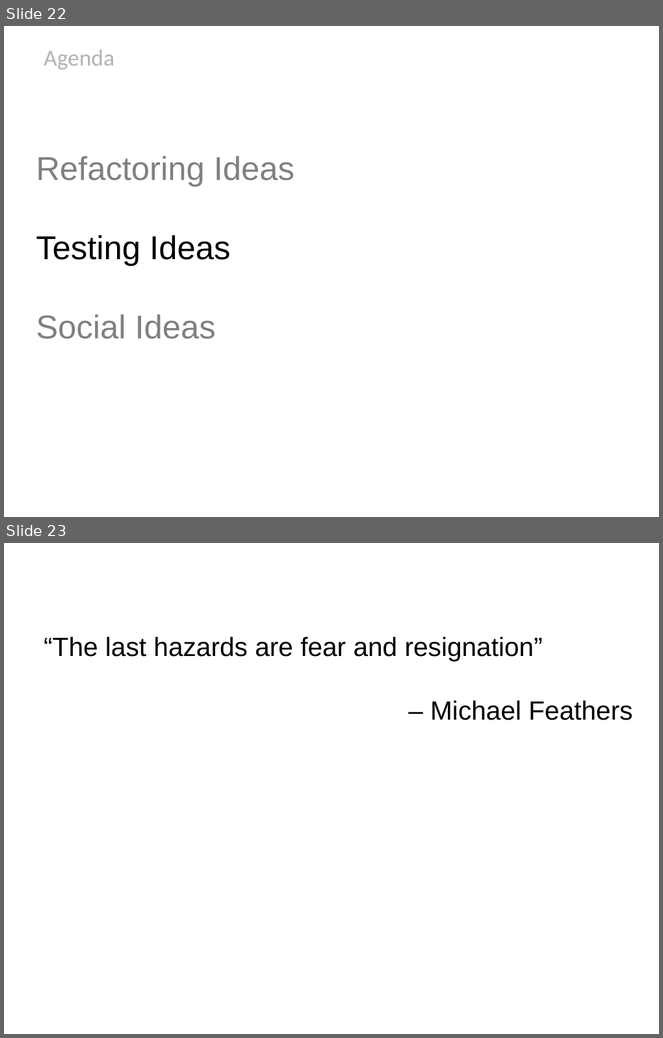
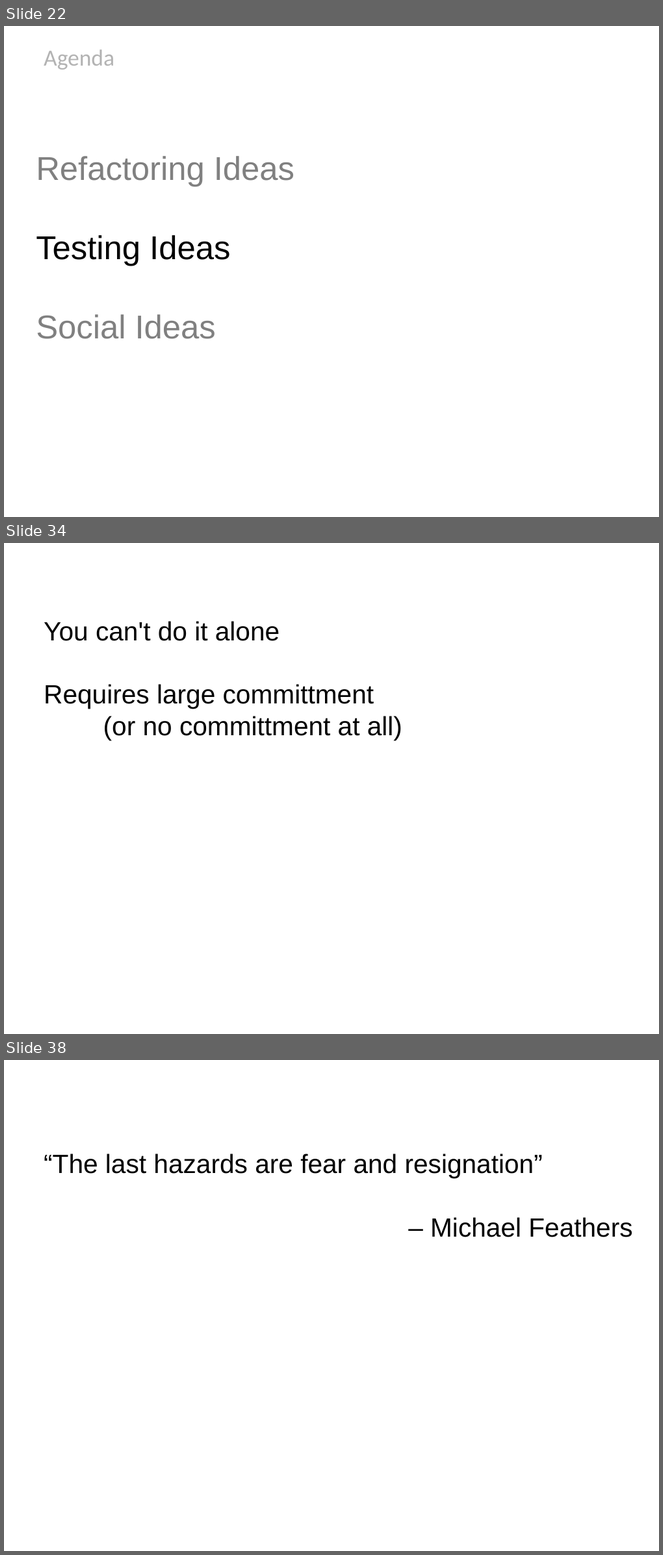
Before and after one commit to HamletDRC/presentations, a slide deck: newideasforoldcode/NewIdeasForOldCode_Confess2011.odp. Shown one above the other, each under a label of ours: slides 22 and 23 before the commit, slides 22, 34 and 38 after it; the slides between them are not shown. The pictures are 663x1038 and 663x1555 pixels, drawn with LibreOffice and Linux fonts; fonts in the diff are those of the drawing; background and template pictures are left out. Boxes give left, top, right and bottom in pixels: in the first picture for what was removed or moved away, otherwise in the second. Text is boxed around its words. In the diff, an @@ line names an element or a change of style, - is before the commit and + after.

```diff
--- a/newideasforoldcode/NewIdeasForOldCode_Confess2011.odp
+++ b/newideasforoldcode/NewIdeasForOldCode_Confess2011.odp
@@ slide 34 added at (4,543,659,1034), background picture (left out) @@
@@ subtitle added at (44,621,402,741), 32 pt, text #000000 @@
+You can't do it alone
+Requires large committment
+(or no committment at all)
@@ what was slide 23 is now slide 38 @@
```
Also in this commit, not shown: 14 other slides added, 1 other file.
